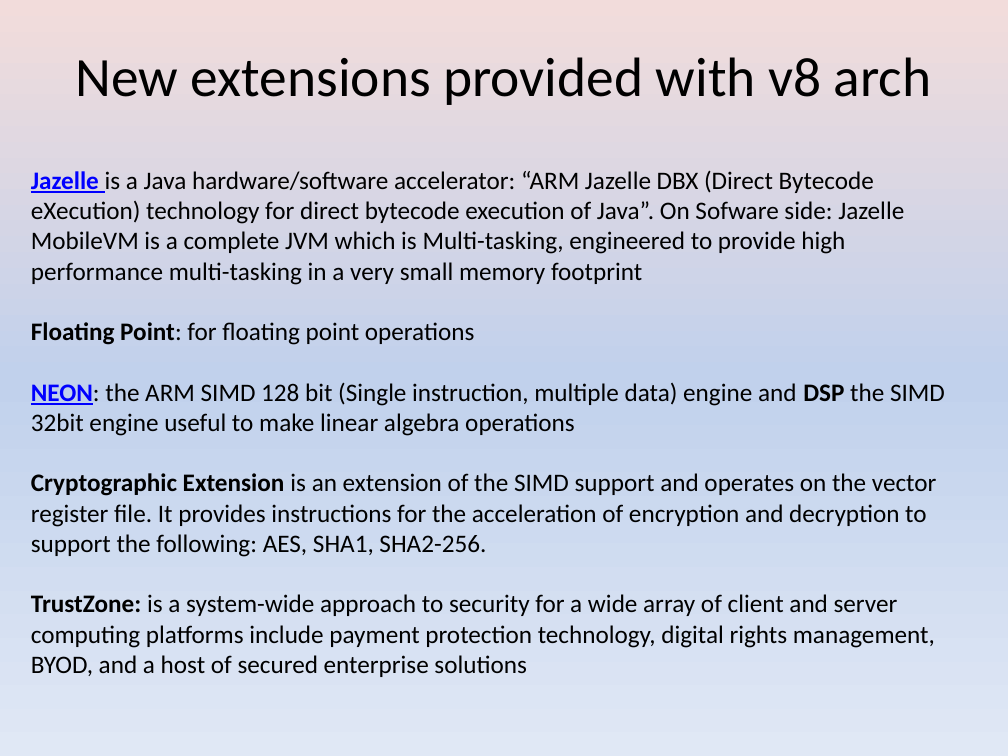
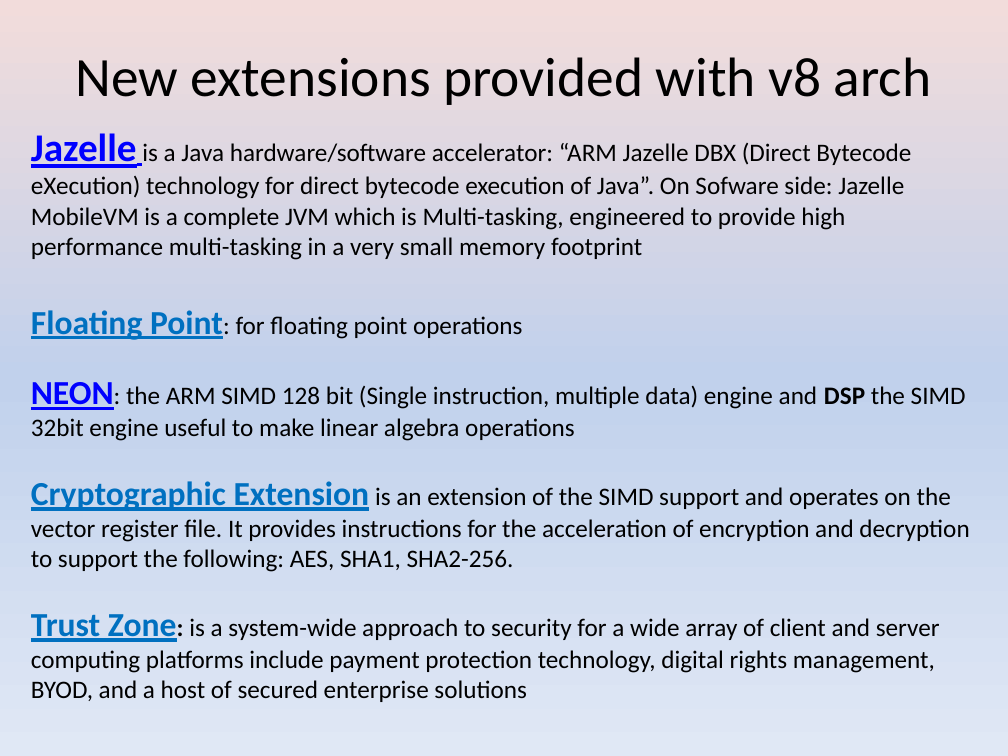
Before and after one commit to girishsukukumar/ARM-Architecture, a slide deck: slide 10 of 14.ARMV8Arch.pptx (slide 6 before the commit). Drawn at 1008x756 pixels with LibreOffice and Linux fonts; fonts in the diff are those of the drawing. Boxes give left, top, right and bottom in pixels: in the first picture for what was removed or moved away, otherwise in the second. Text is boxed around its words. In the diff, an @@ line names an element or a change of style, - is before the commit and + after.

```diff
--- a/14.ARMV8Arch.pptx
+++ b/14.ARMV8Arch.pptx
@@ text "Jazelle is a Java hardware/software ...": place and size @@
-text "Jazelle is a Java hardware/software ..." at (31,170,945,677)
+text "Jazelle is a Java hardware/software ..." at (31,133,969,702)
@@ text at (31,133,969,572): size 18 to 28 pt in "Jazelle"; size 18 to 24 pt in "Floating Point:", "NEON:", "Cryptographic Extension"; text colour #000000 to #0070C0, underline on in "Floating Point:", "Cryptographic Extension" @@
@@ text at (31,614,940,702): spaces changed @@
-TrustZone: is a system-wide approach to security for a wide array of client and server computing platforms include payment protection technology, digital rights management, BYOD, and a host of secured enterprise solutions
+Trust Zone: is a system-wide approach to security for a wide array of client and server computing platforms include payment protection technology, digital rights management, BYOD, and a host of secured enterprise solutions
```
Also in this commit, not shown: 6 other slides changed, 38 slides added.
